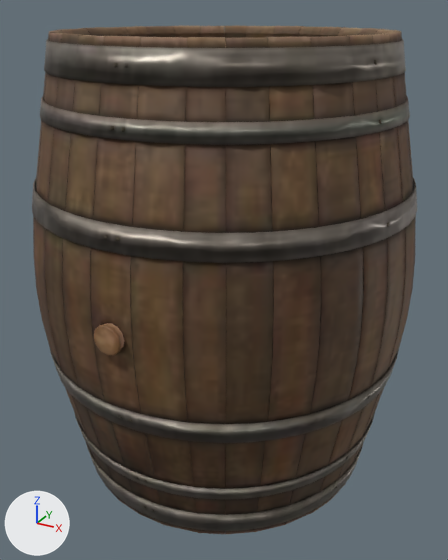
The glTF model eternal-god/app/src/main/assets/game/models/props/wine_barrel_01.glb as it was, and as the next commit left it.
One viewpoint serves both versions: a 50 mm lens placed at (0.567, -1.034, 0.908), pointed at (0.009, -0.02, 0.401). Lighting does not change. The marker at lower left points along +X, +Y and +Z. The picture after the commit comes second. Vertices at exactly the same position are counted once.

Objects in the first picture: 'wine_barrel_01', 'wine_barrel_01_bung'.
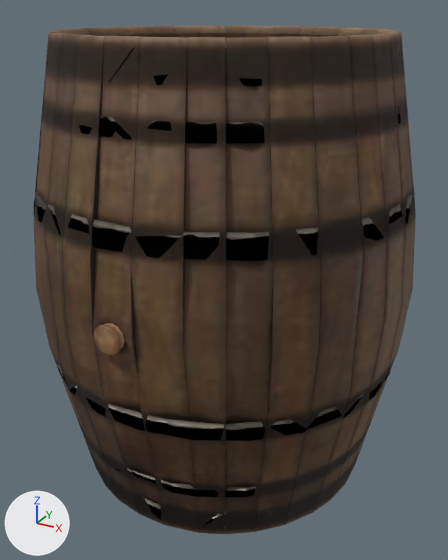
Pixel boxes [x1, y1, x2, y2] of what changed, in the pictures (448 x 560 px):
'wine_barrel_01', reshaped
    before: [32, 26, 417, 534]
    after: [33, 26, 416, 534]
part 1 of me_plane_006, deleted
    before: [104, 60, 389, 512]
part 2 of me_plane_006, cut back
    before: [32, 37, 417, 534]
    after: [131, 226, 406, 522]
part 3 of me_plane_006, deleted
    before: [75, 413, 375, 531]
part 4 of me_plane_006, deleted
    before: [40, 32, 410, 145]

What the commit changed:
me_plane_006 is used by ob_wine_barrel_01; location (0.0, 0.0, 0.0).
me_plane_006 had 2908 vertices, 4901 faces and spanned x -0.371..0.371, y -0.371..0.371, z 0.001..0.871.
me_plane_006 now has 1417 vertices, 2476 faces and spans x -0.371..0.371, y -0.371..0.371, z 0.002..0.871.
me_plane_006 part 1: 36 loose pieces with 179 vertices, spanning x -0.343..0.348, y -0.36..0.298, z 0.035..0.837, are deleted.
me_plane_006 part 2: 11 vertices moved within x -0.371..0.371, y -0.36..0.371, z 0.313..0.498; 668 vertices removed from x -0.371..0.371, y -0.37..0.371, z 0.251..0.621.
me_plane_006 part 3: 332 vertices removed from x -0.329..0.329, y -0.329..0.329, z 0.001..0.136.
me_plane_006 part 4: 312 vertices removed from x -0.329..0.329, y -0.329..0.329, z 0.737..0.859.
